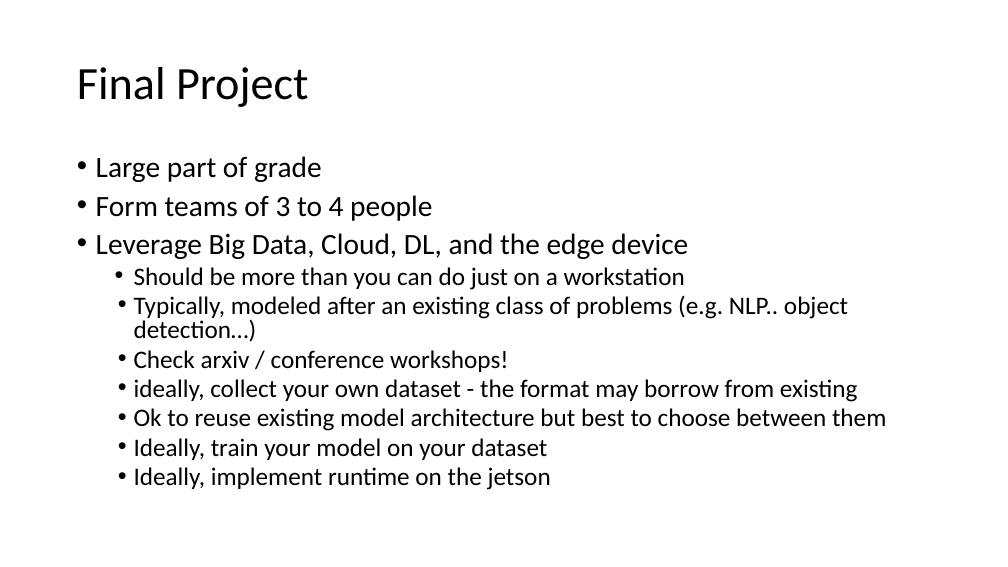
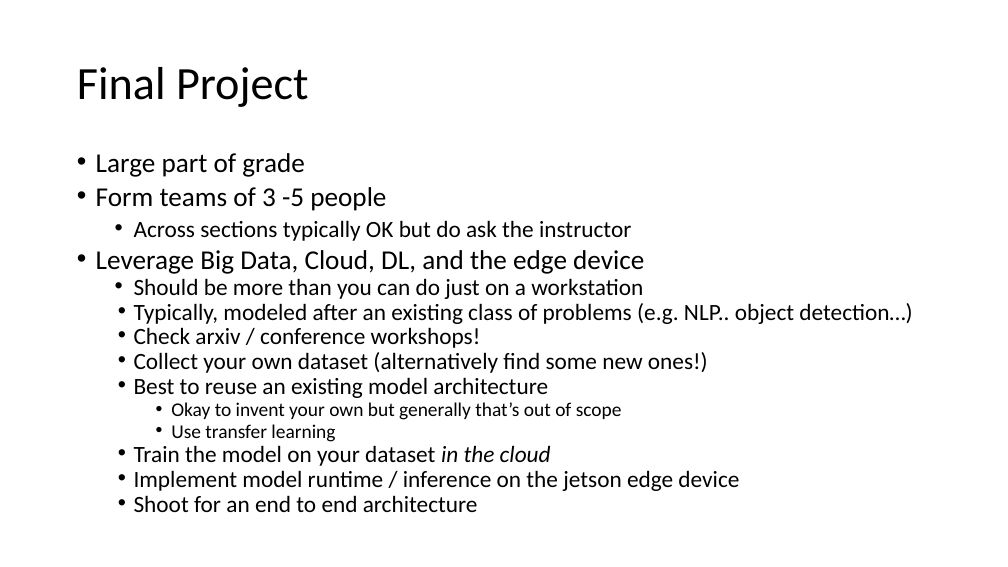
Before and after one commit to MIDS-scaling-up/v3, a slide deck: slide 4 of week01/Lecture_1.pptx. Drawn at 1008x567 pixels with LibreOffice and Linux fonts; fonts in the diff are those of the drawing. Boxes give left, top, right and bottom in pixels: in the first picture for what was removed or moved away, otherwise in the second. Text is boxed around its words. In the diff, an @@ line names an element or a change of style, - is before the commit and + after.

Commit message:
changes to slides for section 1

```diff
--- a/week01/Lecture_1.pptx
+++ b/week01/Lecture_1.pptx
@@ text at (96, 153, 912, 348): size 28 to 25.9 pt in "Large part of grade", "Leverage Big Data, Cloud, DL, and the ..."; size 24 to 22.2 pt in "Should be more than you can do ...", "Typically, modeled after an existing class of ...", "Check arxiv / conference workshops!"; line spacing 0.8 to 0.7 @@
@@ text at (96, 187, 631, 241): text changed; size 28 to 22.2 pt @@
-• Form teams of 3 to 4 people
+• Form teams of 3 -5 people
+  • Across sections typically OK but do ask the instructor
@@ text at (134, 352, 739, 512): text changed; size 24 to 22.2 pt @@
-  • ideally, collect your own dataset - the format may borrow from existing
-  • Ok to reuse existing model architecture but best to choose between them
-  • Ideally, train your model on your dataset
-  • Ideally, implement runtime on the jetson
+  • Collect your own dataset (alternatively find some new ones!)
+  • Best to reuse an existing model architecture
+    • Okay to invent your own but generally that’s out of scope
+    • Use transfer learning
+  • Train the model on your dataset in the cloud
+  • Implement model runtime / inference on the jetson edge device
+  • Shoot for an end to end architecture
```
Also in this commit, not shown: 4 other slides changed, 5 slides removed.
